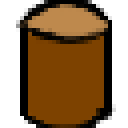
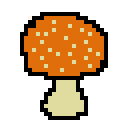
Two versions of the same layered image (128x128). Layer-by-layer changes:
added layer "Mushroom" above "Soup" over bbox(20, 12, 108, 120)
hid "Wood", painted on it over bbox(16, 0, 116, 128)
